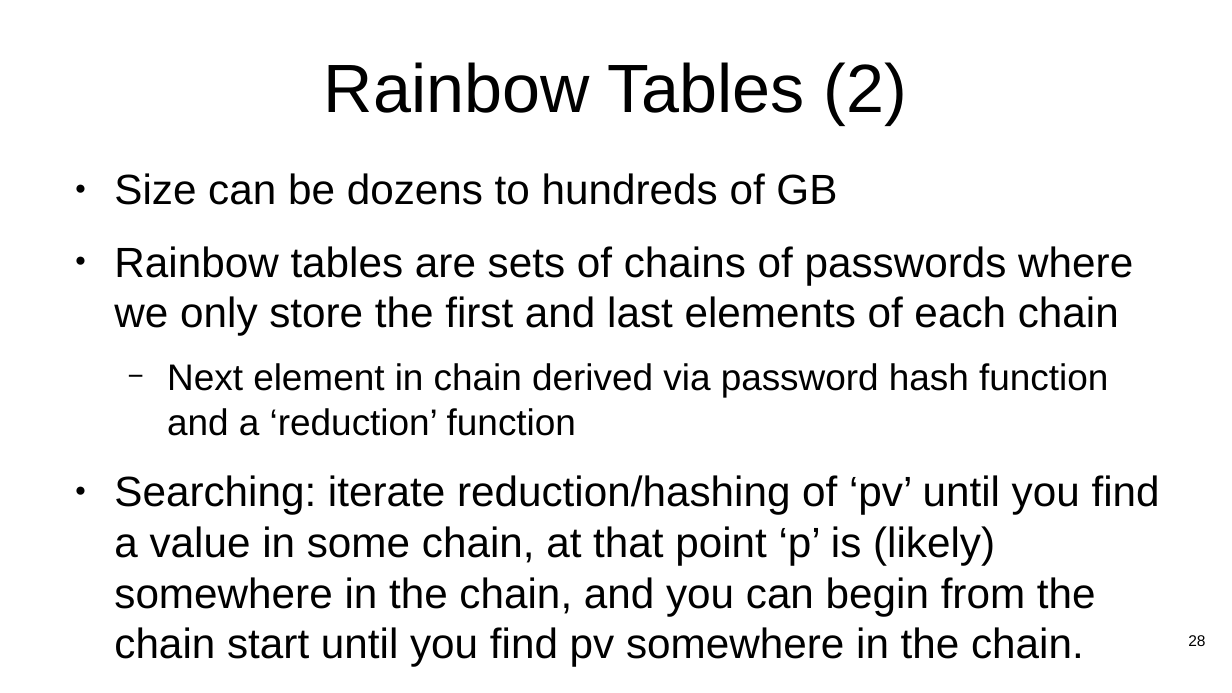
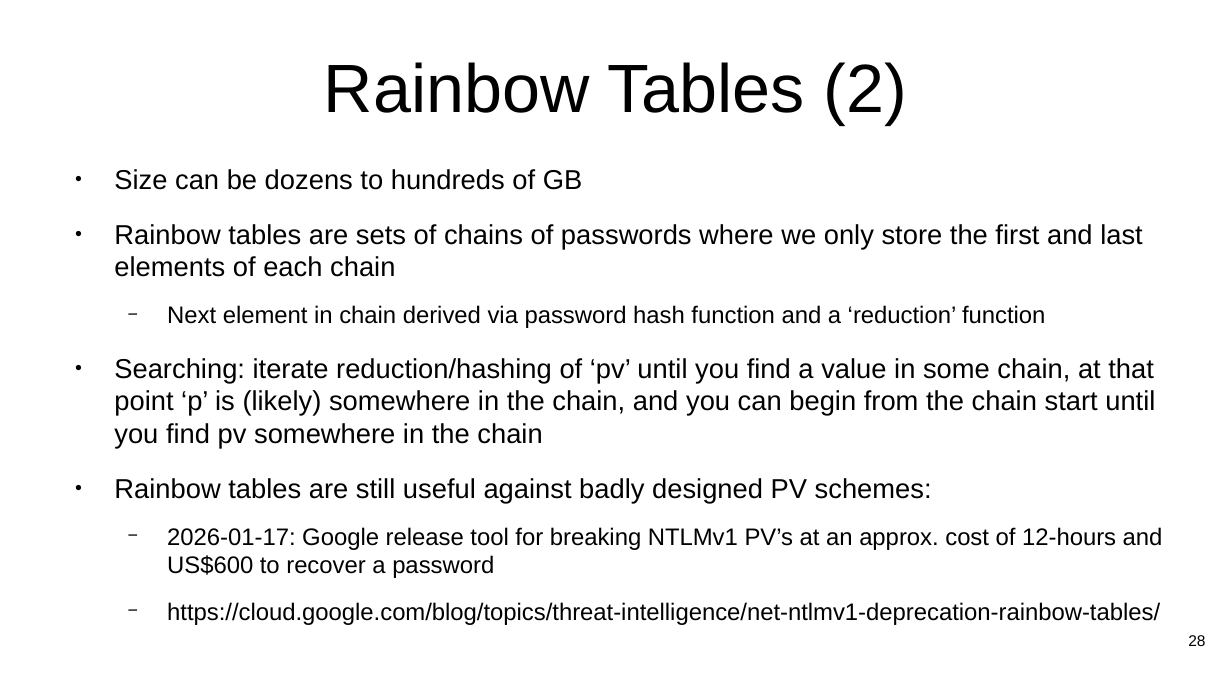
Before and after one commit to Teniola-Malomo/cs7053, a slide deck: slide 28 of 2026lectures/03-passwords.odp. Drawn at 1232x693 pixels with LibreOffice and Linux fonts; fonts in the diff are those of the drawing. Boxes give left, top, right and bottom in pixels: in the first picture for what was removed or moved away, otherwise in the second. Text is boxed around its words. In the diff, an @@ line names an element or a change of style, - is before the commit and + after.

Commit message:
google rainbow

```diff
--- a/2026lectures/03-passwords.odp
+++ b/2026lectures/03-passwords.odp
@@ text at (x1=114, y1=169, x2=1143, y2=328): size 27.2 to 17.6 pt in "Size can be dozens to hundreds of ...", "Rainbow tables are sets of chains of ..."; size 23.8 to 15.4 pt in "Next element in chain derived via password ..." @@
@@ text at (x1=114, y1=358, x2=1163, y2=625): text changed; size 27.2 to 17.6 pt @@
-● Searching: iterate reduction/hashing of ‘pv’ until you find a value in some chain, at that point ‘p’ is (likely) somewhere in the chain, and you can begin from the chain start until you find pv somewhere in the chain.
+● Searching: iterate reduction/hashing of ‘pv’ until you find a value in some chain, at that point ‘p’ is (likely) somewhere in the chain, and you can begin from the chain start until you find pv somewhere in the chain
+● Rainbow tables are still useful against badly designed PV schemes:
+  − 2026-01-17: Google release tool for breaking NTLMv1 PV’s at an approx. cost of 12-hours and US$600 to recover a password
+  − https://cloud.google.com/blog/topics/threat-intelligence/net-ntlmv1-deprecation-rainbow-tables/
```
Also in this commit, not shown: 2 other files.
